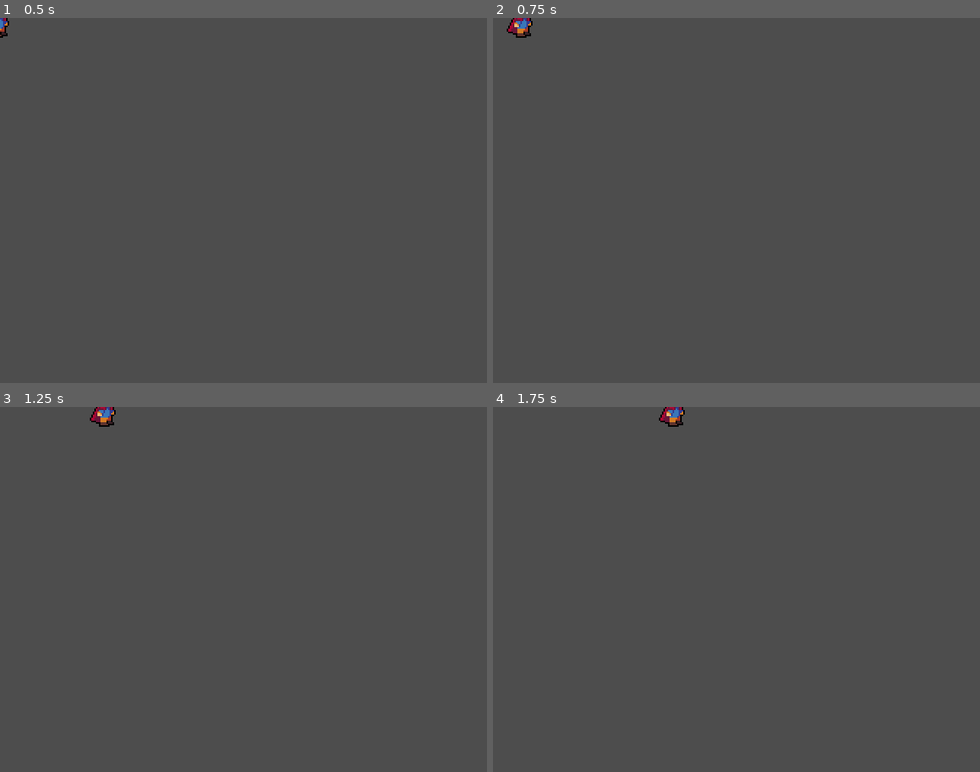
Above: before the commit, frames 1-4 (two rows, left to right).
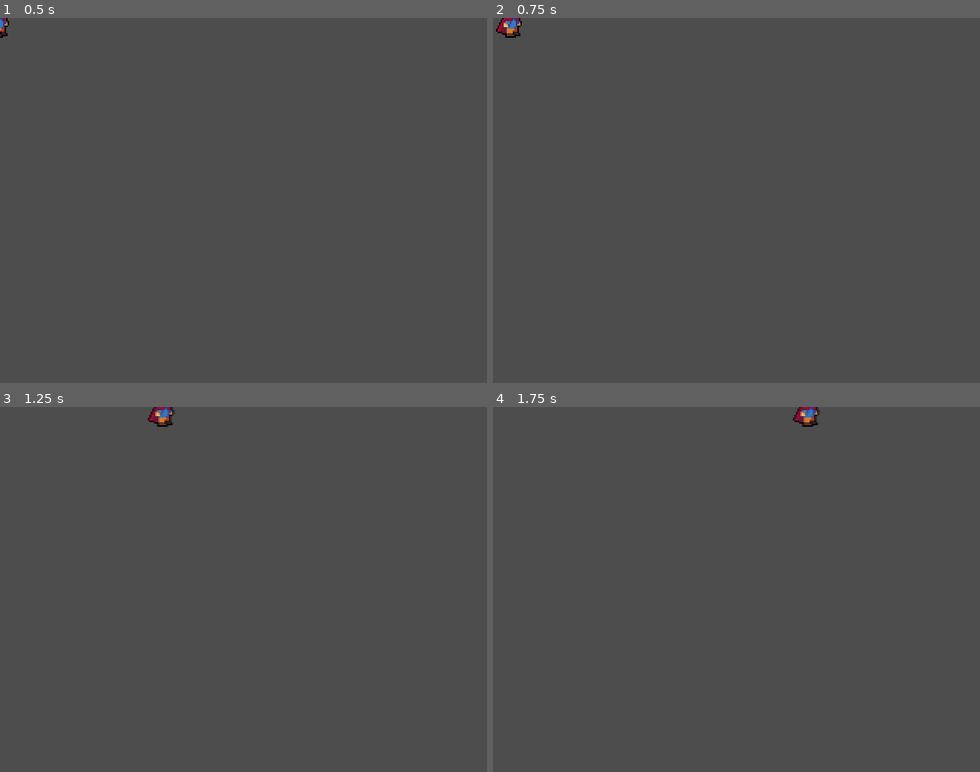
Above: after the commit, the same moments.

Repository: shnarazk/learn-godot
Game: Godot game, scene res://world.tscn
The game is run twice, just before and just after one commit, with the same random seed, the same clock (stepped at 60 frames per second) and the same inputs.
Inputs:
- Up to frame 1 (0.5 s): no input
- Up to frame 2 (0.75 s): tap Enter (ui_accept) at 0.5 s; hold Right (ui_right) from 0.53 s (still down)
- Up to frame 3 (1.25 s): keep holding Right (ui_right); tap Enter (ui_accept) at 0.77 s
- Up to frame 4 (1.75 s): keep holding Right (ui_right); tap Enter (ui_accept) at 1.52 s

Frame 1 is identical in both runs. In frame 2, 0.3% of the frame differs, in the area x 0-9%, y 0-6%; in frame 3, 0.5%, in the area x 18-36%, y 0-6%; in frame 4, 0.5%.

Commit message:
part 2 done

Diff:
--- a/Player/Player.gd
+++ b/Player/Player.gd
@@ -1,7 +1,7 @@
 extends CharacterBody2D
 
-
-const SPEED = 100.0
+const ACCELARATION = 10.0
+const SPEED = 200.0
 const JUMP_VELOCITY = -400.0
 
 # Get the gravity from the project settings to be synced with RigidBody nodes.
@@ -12,25 +12,21 @@
 	# Add the gravity.
 #	if not is_on_floor():
 #		velocity.y += gravity * delta
-
+	var input_vector = Vector2.ZERO
 	# Handle Jump.
 	if Input.is_action_just_pressed("ui_accept") and is_on_floor():
 		velocity.y = JUMP_VELOCITY
 
 	# Get the input direction and handle the movement/deceleration.
 	# As good practice, you should replace UI actions with custom gameplay actions.
-	var direction = Input.get_axis("ui_left", "ui_right")
-	if direction:
-		velocity.x = direction * SPEED * delta
+	input_vector.x = Input.get_axis("ui_left", "ui_right")
+	input_vector.y = Input.get_axis("ui_up", "ui_down")
+	if input_vector != Vector2.ZERO:
+		velocity += input_vector.normalized() * ACCELARATION * delta
+		velocity = velocity.normalized() * min(SPEED * delta, velocity.length())
 	else:
-		velocity.x = move_toward(velocity.x, 0, SPEED)
-	direction = Input.get_axis("ui_down", "ui_up")
-	if direction:
-		velocity.y = direction * SPEED * delta
-	else:
-		velocity.y = move_toward(velocity.y, 0, SPEED)
+		velocity = velocity.move_toward(Vector2.ZERO, SPEED * delta)
 	move_and_collide(velocity)
-	#move_and_slide()
 
 func _ready():
 	print("Hello world!")
